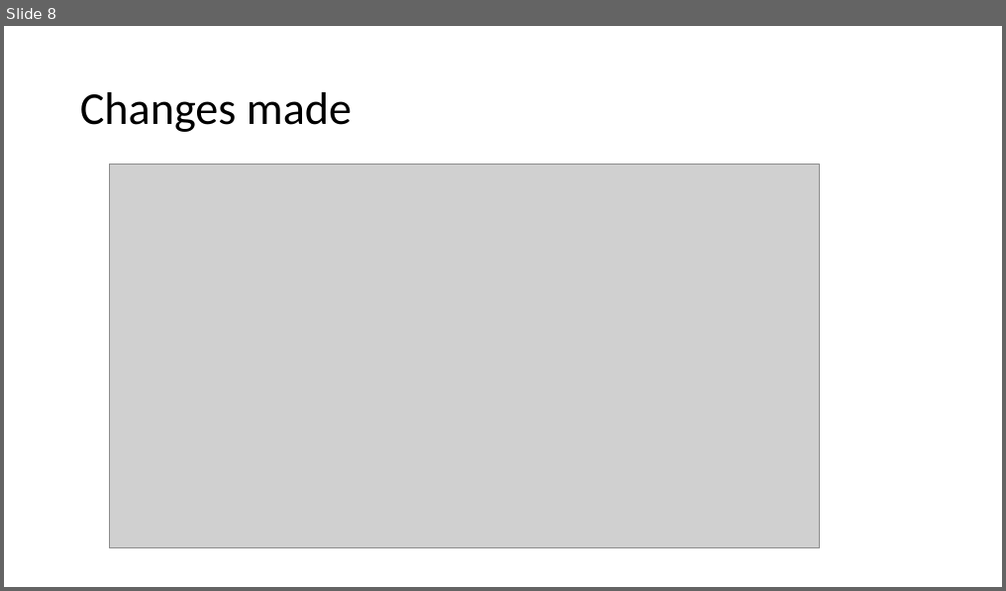
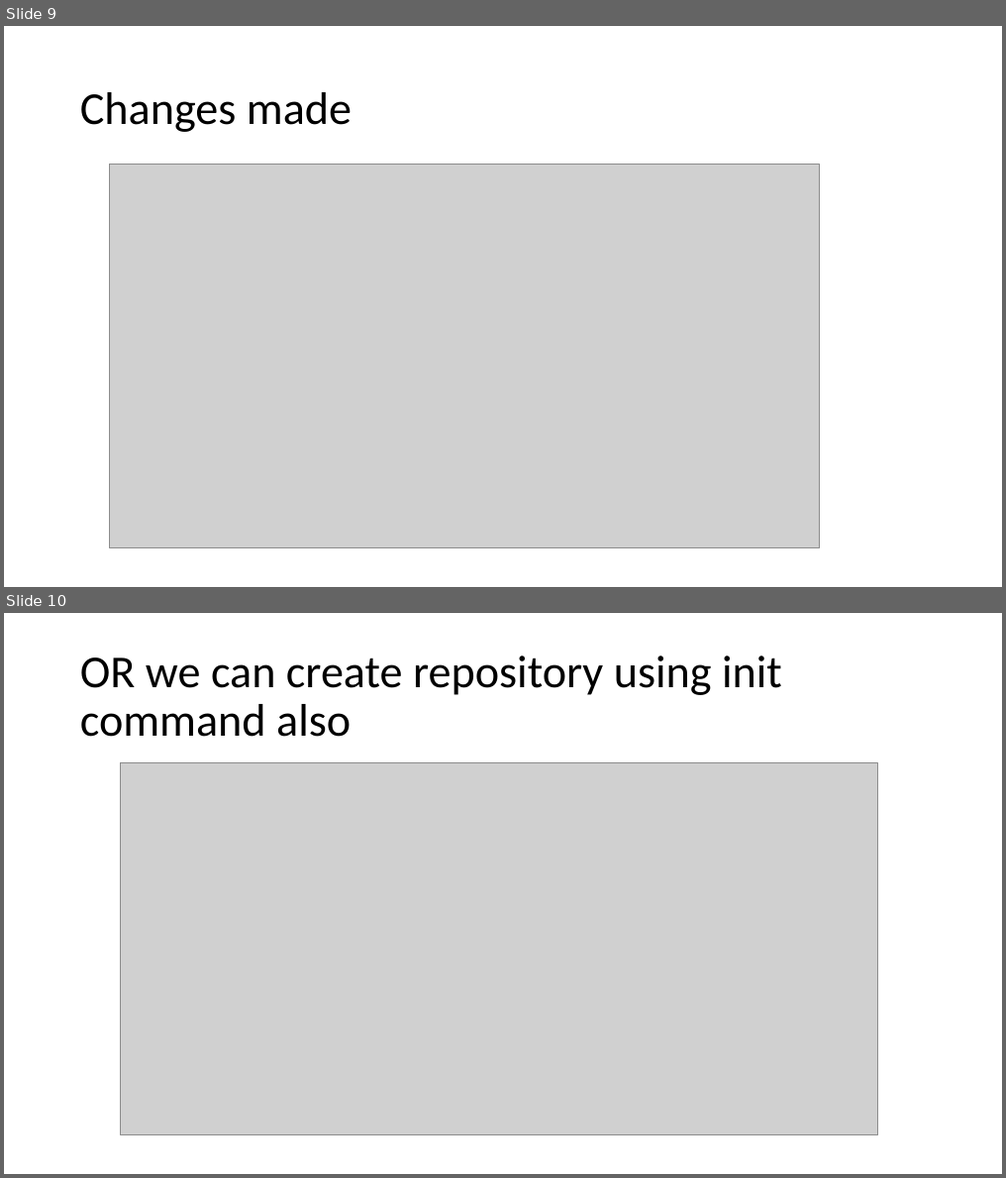
Before and after one commit to badrinath521/Kura-Badrinath, a slide deck: hometask1.pptx. Shown one above the other, each under a label of ours: slide 8 before the commit, slides 9 and 10 after it. The pictures are 1006x591 and 1006x1178 pixels, drawn with LibreOffice and Linux fonts; fonts in the diff are those of the drawing; grey boxes stand for pictures. Boxes give left, top, right and bottom in pixels: in the first picture for what was removed or moved away, otherwise in the second. Text is boxed around its words. In the diff, an @@ line names an element or a change of style, - is before the commit and + after.

```diff
--- a/hometask1.pptx
+++ b/hometask1.pptx
@@ slide 10 added at [4,613,1002,1174], background #FFFFFF @@
@@ title added at [80,656,782,737], 44 pt, text #000000 @@
+OR we can create repository using init command also
@@ picture added at [121,762,878,1136] @@
@@ what was slide 8 is now slide 9 @@
```
Also in this commit, not shown: 1 slide changed, 3 other slides added, 2 slides removed.
